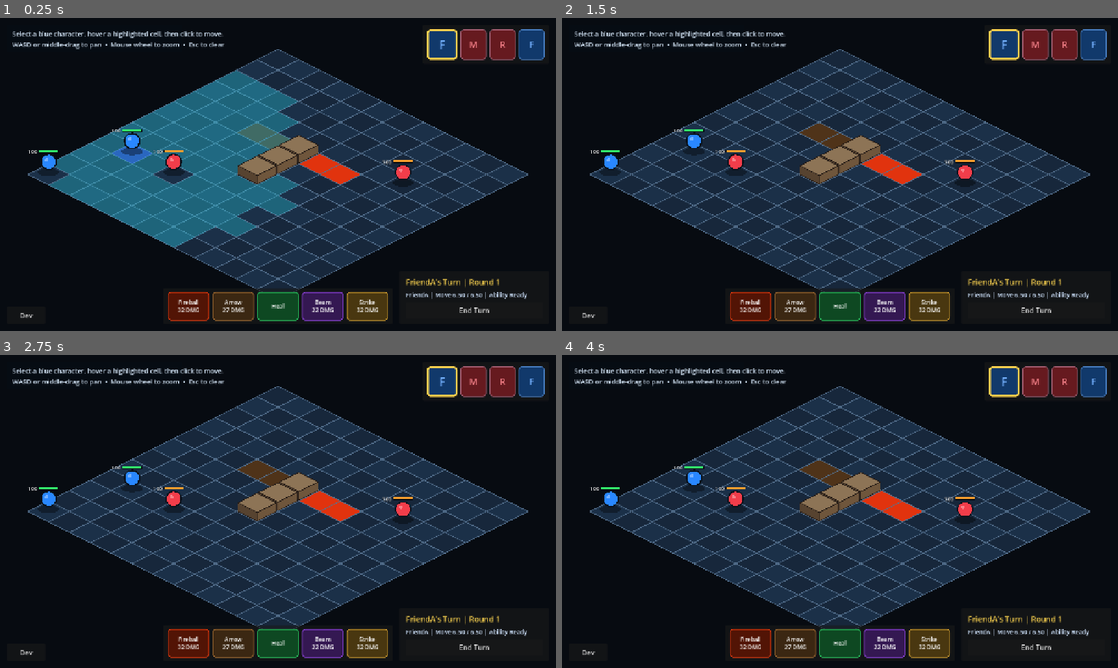
Above: before the commit, frames 1-4 (two rows, left to right).
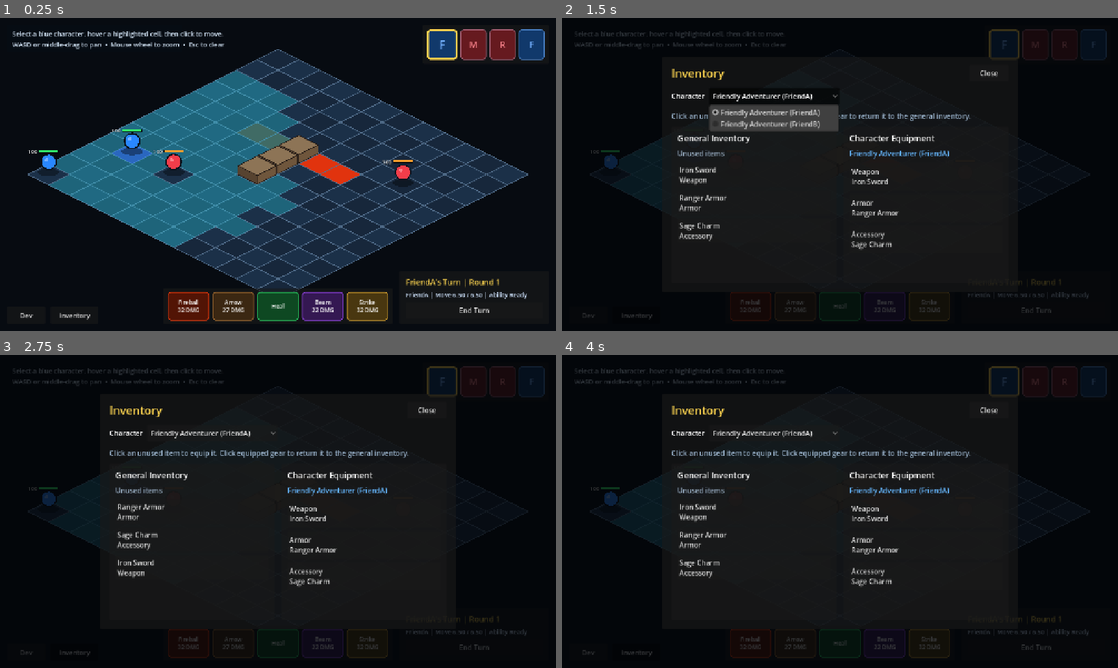
Above: after the commit, the same moments.

Repository: Florian-001/isometricTest-gd
Game: Godot game, scene res://main.tscn
The game is run twice, just before and just after one commit, with the same random seed, the same clock (stepped at 60 frames per second) and the same inputs.
Inputs (mouse positions are in pixels of both pictures, inside the frame that each line leads up to):
- Up to frame 1 (0.25 s): no input
- Up to frame 2 (1.5 s): click (634, 315) at 0.5 s, where only the run after the commit has a clickable "Inventory"; click (773, 96) at 1.25 s, where only the run after the commit has a clickable "Friendly Adventurer (FriendA)"
- Up to frame 3 (2.75 s): click (194, 511) at 2 s, where only the run after the commit has a clickable "Iron Sword Weapon"
- Up to frame 4 (4 s): click (756, 511) at 2.75 s, where only the run after the commit has a clickable "Ranger Armor Armor"; click (756, 511) at 3.5 s, where only the run after the commit has a clickable "Sage Charm Accessory"

The runs differ from the first frame. In frame 1, less than 0.1% of the frame differs, in the area x 10-17%, y 94-97%; in frame 2, 43%, in the area x 2-98%, y 3-97%; in frame 3, 43%; in frame 4, 43%.

Commit message:
inventory

Diff:
--- a/main.tscn
+++ b/main.tscn
@@ -17,9 +17,19 @@
 [ext_resource type="Resource" path="res://resources/tiles/default_palette.tres" id="15_palette"]
 [ext_resource type="Resource" path="res://resources/tiles/mud.tres" id="16_mud"]
 [ext_resource type="Resource" uid="uid://bvb1c027wvf5u" path="res://resources/tiles/fire.tres" id="17_fire"]
+[ext_resource type="Script" path="res://scripts/general_inventory.gd" id="18_inventory"]
+[ext_resource type="PackedScene" path="res://scenes/inventory_screen.tscn" id="19_inventory_screen"]
+[ext_resource type="Resource" path="res://resources/items/iron_sword.tres" id="20_sword"]
+[ext_resource type="Resource" path="res://resources/items/ranger_armor.tres" id="21_armor"]
+[ext_resource type="Resource" path="res://resources/items/sage_charm.tres" id="22_charm"]
+[ext_resource type="Script" uid="uid://b0x3t72an07bl" path="res://scripts/item_definition.gd" id="23_item_type"]
 
 [node name="Main" type="Node2D" unique_id=750848398]
 script = ExtResource("1_controller")
+
+[node name="GeneralInventory" type="Node" parent="."]
+script = ExtResource("18_inventory")
+starting_items = Array[ExtResource("23_item_type")]([ExtResource("20_sword"), ExtResource("21_armor"), ExtResource("22_charm")])
 
 [node name="Grid" type="Node2D" parent="." unique_id=190021511]
 position = Vector2(640, 96)
@@ -208,6 +218,20 @@
 theme_override_font_sizes/font_size = 15
 text = "Dev"
 
+[node name="InventoryButton" type="Button" parent="HUD"]
+anchors_preset = 2
+anchor_top = 1.0
+anchor_bottom = 1.0
+offset_left = 116.0
+offset_top = -56.0
+offset_right = 226.0
+offset_bottom = -16.0
+grow_vertical = 0
+tooltip_text = "Open the general inventory and character equipment"
+toggle_mode = true
+theme_override_font_sizes/font_size = 15
+text = "Inventory"
+
 [node name="DevHistoryPanel" type="PanelContainer" parent="HUD" unique_id=2004355906]
 visible = false
 anchors_preset = 2
@@ -262,6 +286,8 @@
 theme_override_font_sizes/font_size = 12
 text = "No AI decisions recorded yet."
 autowrap_mode = 2
+
+[node name="InventoryScreen" parent="HUD" instance=ExtResource("19_inventory_screen")]
 
 [node name="HelpText" type="Label" parent="HUD" unique_id=68517187]
 offset_left = 28.0
--- /dev/null
+++ b/scenes/inventory_screen.tscn
@@ -0,0 +1,156 @@
+[gd_scene load_steps=2 format=3]
+
+[ext_resource type="Script" path="res://scripts/inventory_screen.gd" id="1_screen"]
+
+[node name="InventoryScreen" type="Control"]
+visible = false
+z_index = 100
+layout_mode = 3
+anchors_preset = 15
+anchor_right = 1.0
+anchor_bottom = 1.0
+grow_horizontal = 2
+grow_vertical = 2
+mouse_filter = 0
+script = ExtResource("1_screen")
+
+[node name="Dim" type="ColorRect" parent="."]
+layout_mode = 1
+anchors_preset = 15
+anchor_right = 1.0
+anchor_bottom = 1.0
+grow_horizontal = 2
+grow_vertical = 2
+color = Color(0.01, 0.018, 0.03, 0.78)
+
+[node name="Panel" type="PanelContainer" parent="Dim"]
+custom_minimum_size = Vector2(820, 540)
+layout_mode = 1
+anchors_preset = 8
+anchor_left = 0.5
+anchor_top = 0.5
+anchor_right = 0.5
+anchor_bottom = 0.5
+offset_left = -410.0
+offset_top = -270.0
+offset_right = 410.0
+offset_bottom = 270.0
+grow_horizontal = 2
+grow_vertical = 2
+
+[node name="Margin" type="MarginContainer" parent="Dim/Panel"]
+layout_mode = 2
+theme_override_constants/margin_left = 22
+theme_override_constants/margin_top = 18
+theme_override_constants/margin_right = 22
+theme_override_constants/margin_bottom = 20
+
+[node name="VBox" type="VBoxContainer" parent="Dim/Panel/Margin"]
+layout_mode = 2
+theme_override_constants/separation = 14
+
+[node name="Header" type="HBoxContainer" parent="Dim/Panel/Margin/VBox"]
+layout_mode = 2
+
+[node name="Title" type="Label" parent="Dim/Panel/Margin/VBox/Header"]
+layout_mode = 2
+theme_override_colors/font_color = Color(0.95, 0.8, 0.3, 1)
+theme_override_font_sizes/font_size = 26
+text = "Inventory"
+
+[node name="Spacer" type="Control" parent="Dim/Panel/Margin/VBox/Header"]
+layout_mode = 2
+size_flags_horizontal = 3
+
+[node name="CloseButton" type="Button" parent="Dim/Panel/Margin/VBox/Header"]
+custom_minimum_size = Vector2(90, 38)
+layout_mode = 2
+text = "Close"
+
+[node name="CharacterRow" type="HBoxContainer" parent="Dim/Panel/Margin/VBox"]
+layout_mode = 2
+theme_override_constants/separation = 10
+
+[node name="Label" type="Label" parent="Dim/Panel/Margin/VBox/CharacterRow"]
+layout_mode = 2
+text = "Character"
+
+[node name="CharacterPicker" type="OptionButton" parent="Dim/Panel/Margin/VBox/CharacterRow"]
+custom_minimum_size = Vector2(300, 40)
+layout_mode = 2
+
+[node name="Hint" type="Label" parent="Dim/Panel/Margin/VBox"]
+layout_mode = 2
+theme_override_colors/font_color = Color(0.62, 0.72, 0.82, 1)
+text = "Click an unused item to equip it. Click equipped gear to return it to the general inventory."
+
+[node name="Columns" type="HBoxContainer" parent="Dim/Panel/Margin/VBox"]
+layout_mode = 2
+size_flags_vertical = 3
+theme_override_constants/separation = 16
+
+[node name="GeneralPanel" type="PanelContainer" parent="Dim/Panel/Margin/VBox/Columns"]
+custom_minimum_size = Vector2(370, 0)
+layout_mode = 2
+size_flags_horizontal = 3
+
+[node name="Margin" type="MarginContainer" parent="Dim/Panel/Margin/VBox/Columns/GeneralPanel"]
+layout_mode = 2
+theme_override_constants/margin_left = 14
+theme_override_constants/margin_top = 12
+theme_override_constants/margin_right = 14
+theme_override_constants/margin_bottom = 12
+
+[node name="VBox" type="VBoxContainer" parent="Dim/Panel/Margin/VBox/Columns/GeneralPanel/Margin"]
+layout_mode = 2
+theme_override_constants/separation = 10
+
+[node name="Title" type="Label" parent="Dim/Panel/Margin/VBox/Columns/GeneralPanel/Margin/VBox"]
+layout_mode = 2
+theme_override_font_sizes/font_size = 19
+text = "General Inventory"
+
+[node name="Subtitle" type="Label" parent="Dim/Panel/Margin/VBox/Columns/GeneralPanel/Margin/VBox"]
+layout_mode = 2
+theme_override_colors/font_color = Color(0.58, 0.66, 0.74, 1)
+text = "Unused items"
+
+[node name="Scroll" type="ScrollContainer" parent="Dim/Panel/Margin/VBox/Columns/GeneralPanel/Margin/VBox"]
+layout_mode = 2
+size_flags_vertical = 3
+horizontal_scroll_mode = 0
+
+[node name="Entries" type="VBoxContainer" parent="Dim/Panel/Margin/VBox/Columns/GeneralPanel/Margin/VBox/Scroll"]
+layout_mode = 2
+size_flags_horizontal = 3
+theme_override_constants/separation = 8
+
+[node name="EquipmentPanel" type="PanelContainer" parent="Dim/Panel/Margin/VBox/Columns"]
+custom_minimum_size = Vector2(370, 0)
+layout_mode = 2
+size_flags_horizontal = 3
+
+[node name="Margin" type="MarginContainer" parent="Dim/Panel/Margin/VBox/Columns/EquipmentPanel"]
+layout_mode = 2
+theme_override_constants/margin_left = 14
+theme_override_constants/margin_top = 12
+theme_override_constants/margin_right = 14
+theme_override_constants/margin_bottom = 12
+
+[node name="VBox" type="VBoxContainer" parent="Dim/Panel/Margin/VBox/Columns/EquipmentPanel/Margin"]
+layout_mode = 2
+theme_override_constants/separation = 10
+
+[node name="Title" type="Label" parent="Dim/Panel/Margin/VBox/Columns/EquipmentPanel/Margin/VBox"]
+layout_mode = 2
+theme_override_font_sizes/font_size = 19
+text = "Character Equipment"
+
+[node name="CharacterName" type="Label" parent="Dim/Panel/Margin/VBox/Columns/EquipmentPanel/Margin/VBox"]
+layout_mode = 2
+theme_override_colors/font_color = Color(0.4, 0.72, 1, 1)
+text = "Character"
+
+[node name="EquipmentEntries" type="VBoxContainer" parent="Dim/Panel/Margin/VBox/Columns/EquipmentPanel/Margin/VBox"]
+layout_mode = 2
+theme_override_constants/separation = 8
--- /dev/null
+++ b/scripts/general_inventory.gd
@@ -0,0 +1,34 @@
+class_name GeneralInventory
+extends Node
+
+signal items_changed
+
+@export var starting_items: Array[ItemDefinition] = []
+
+var _items: Array[ItemDefinition] = []
+
+
+func _ready() -> void:
+	_items.assign(starting_items)
+
+
+func get_items() -> Array[ItemDefinition]:
+	var result: Array[ItemDefinition] = []
+	result.assign(_items)
+	return result
+
+
+func add_item(item: ItemDefinition) -> void:
+	if item == null:
+		return
+	_items.append(item)
+	items_changed.emit()
+
+
+func take_item(item: ItemDefinition) -> bool:
+	var index := _items.find(item)
+	if index < 0:
+		return false
+	_items.remove_at(index)
+	items_changed.emit()
+	return true
--- a/scripts/initiative_battle_controller.gd
+++ b/scripts/initiative_battle_controller.gd
@@ -14,6 +14,9 @@
 @onready var tactical_camera: TacticalCameraController = $TacticalCamera
 @onready var turn_order_bar: TurnOrderBar = $HUD/TurnOrderBar
 @onready var ability_bar: AbilityBar = $HUD/AbilityBar
+@onready var general_inventory: GeneralInventory = $GeneralInventory
+@onready var inventory_button: Button = $HUD/InventoryButton
+@onready var inventory_screen: InventoryScreen = $HUD/InventoryScreen
 @onready var turn_status: Label = $HUD/TurnPanel/Margin/VBox/TurnStatus
 @onready var movement_status: Label = $HUD/TurnPanel/Margin/VBox/MovementStatus
 @onready var end_turn_button: Button = $HUD/TurnPanel/Margin/VBox/EndTurnButton
@@ -52,6 +55,9 @@
 	turn_manager.round_started.connect(_on_round_started)
 	end_turn_button.pressed.connect(_on_end_turn_pressed)
 	ability_bar.ability_selected.connect(_on_ability_selected)
+	inventory_button.toggled.connect(_on_inventory_button_toggled)
+	inventory_screen.closed.connect(_on_inventory_screen_closed)
+	inventory_screen.equipment_updated.connect(_on_inventory_equipment_updated)
 	dev_button.pressed.connect(_on_dev_button_pressed)
 	terrain.terrain_changed.connect(_on_terrain_changed)
 
@@ -68,6 +74,7 @@
 			)
 			character.cell_entered.connect(_on_character_cell_entered)
 			character.defeated.connect(_on_character_defeated)
+	inventory_screen.setup(general_inventory, _get_living_friendlies())
 	_initialize_walls()
 	terrain.initialize(grid, _get_wall_cells())
 
@@ -89,6 +96,12 @@
 
 
 func _unhandled_input(event: InputEvent) -> void:
+	if inventory_screen.visible:
+		if event.is_action_pressed("ui_cancel"):
+			inventory_screen.close_screen()
+			get_viewport().set_input_as_handled()
+		return
+
 	if event is InputEventMouse:
 		_last_mouse_screen_position = event.position
 		_has_mouse_screen_position = true
@@ -517,6 +530,29 @@
 	dev_history_panel.visible = not dev_history_panel.visible
 
 
+func _on_inventory_button_toggled(open: bool) -> void:
+	if open:
+		var preferred_character := _selected_character
+		if not is_instance_valid(preferred_character) or not preferred_character.is_friendly():
+			var current_unit := turn_manager.current_unit
+			preferred_character = current_unit if is_instance_valid(current_unit) and current_unit.is_friendly() else null
+		inventory_screen.open_for(preferred_character)
+	else:
+		inventory_screen.close_screen()
+
+
+func _on_inventory_screen_closed() -> void:
+	inventory_button.set_pressed_no_signal(false)
+
+
+func _on_inventory_equipment_updated(character: TacticalCharacter) -> void:
+	if character == turn_manager.current_unit:
+		_refresh_ability_bar()
+		_update_turn_hud()
+	if character == _selected_character and not _movement_locked:
+		_refresh_reachable_cells()
+
+
 func _refresh_ai_debug_history() -> void:
 	if ai_debug_label == null:
 		return
--- /dev/null
+++ b/scripts/inventory_screen.gd
@@ -0,0 +1,186 @@
+class_name InventoryScreen
+extends Control
+
+signal closed
+signal equipment_updated(character: TacticalCharacter)
+
+var _inventory: GeneralInventory
+var _characters: Array[TacticalCharacter] = []
+var _character: TacticalCharacter
+
+@onready var character_picker: OptionButton = $Dim/Panel/Margin/VBox/CharacterRow/CharacterPicker
+@onready var character_name: Label = $Dim/Panel/Margin/VBox/Columns/EquipmentPanel/Margin/VBox/CharacterName
+@onready var general_entries: VBoxContainer = $Dim/Panel/Margin/VBox/Columns/GeneralPanel/Margin/VBox/Scroll/Entries
+@onready var equipment_entries: VBoxContainer = $Dim/Panel/Margin/VBox/Columns/EquipmentPanel/Margin/VBox/EquipmentEntries
+@onready var close_button: Button = $Dim/Panel/Margin/VBox/Header/CloseButton
+
+
+func _ready() -> void:
+	close_button.pressed.connect(close_screen)
+	character_picker.item_selected.connect(_on_character_selected)
+
+
+func setup(inventory: GeneralInventory, characters: Array[TacticalCharacter]) -> void:
+	_inventory = inventory
+	_characters.assign(characters)
+	if not _inventory.items_changed.is_connected(_refresh):
+		_inventory.items_changed.connect(_refresh)
+	_rebuild_character_picker()
+	if _character == null and not _characters.is_empty():
+		_character = _characters[0]
+	_refresh()
+
+
+func open_for(preferred_character: TacticalCharacter = null) -> void:
+	if is_instance_valid(preferred_character) and _characters.has(preferred_character):
+		_character = preferred_character
+	elif not is_instance_valid(_character) and not _characters.is_empty():
+		_character = _characters[0]
+	_sync_character_picker()
+	_refresh()
+	show()
+	close_button.grab_focus()
+
+
+func close_screen() -> void:
+	if not visible:
+		return
+	hide()
+	closed.emit()
+
+
+func _unhandled_key_input(event: InputEvent) -> void:
+	if visible and event.is_action_pressed("ui_cancel"):
+		close_screen()
+		get_viewport().set_input_as_handled()
+
+
+func _rebuild_character_picker() -> void:
+	character_picker.clear()
+	for character in _characters:
+		character_picker.add_item(_get_character_display_name(character))
+	_sync_character_picker()
+
+
+func _sync_character_picker() -> void:
+	var index := _characters.find(_character)
+	if index >= 0:
+		character_picker.select(index)
+
+
+func _on_character_selected(index: int) -> void:
+	if index < 0 or index >= _characters.size():
+		return
+	_character = _characters[index]
+	_refresh()
+
+
+func _refresh() -> void:
+	if not is_node_ready():
+		return
+	_clear_entries(general_entries)
+	_clear_entries(equipment_entries)
+	_build_general_inventory()
+	_build_equipment_slots()
+
+
+func _build_general_inventory() -> void:
+	if _inventory == null:
+		_add_empty_label(general_entries, "Inventory unavailable")
+		return
+	var items := _inventory.get_items()
+	if items.is_empty():
+		_add_empty_label(general_entries, "No unused items")
+		return
+	for item in items:
+		var button := _make_item_button(item, false)
+		button.pressed.connect(_equip_item.bind(item))
+		general_entries.add_child(button)
+
+
+func _build_equipment_slots() -> void:
+	if not is_instance_valid(_character):
+		character_name.text = "No character selected"
+		return
+	character_name.text = _get_character_display_name(_character)
+	for slot in [
+		ItemDefinition.EquipmentSlot.WEAPON,
+		ItemDefinition.EquipmentSlot.ARMOR,
+		ItemDefinition.EquipmentSlot.ACCESSORY,
+	]:
+		var item := _character.get_equipped_item(slot)
+		var button := Button.new()
+		button.custom_minimum_size = Vector2(0.0, 64.0)
+		button.alignment = HORIZONTAL_ALIGNMENT_LEFT
+		button.text = "%s\n%s" % [_get_slot_name(slot), item.display_name if item != null else "Empty"]
+		button.tooltip_text = (
+			"Click to unequip %s" % item.display_name
+			if item != null
+			else "%s slot" % _get_slot_name(slot)
+		)
+		button.disabled = item == null
+		if item != null:
+			button.icon = item.icon
+			button.expand_icon = true
+			button.pressed.connect(_unequip_slot.bind(slot))
+		equipment_entries.add_child(button)
+
+
+func _equip_item(item: ItemDefinition) -> void:
+	if _inventory == null or not is_instance_valid(_character):
+		return
+	if not _inventory.take_item(item):
+		return
+	var replaced := _character.equip_item(item)
+	if replaced != null:
+		_inventory.add_item(replaced)
+	equipment_updated.emit(_character)
+	_refresh()
+
+
+func _unequip_slot(slot: ItemDefinition.EquipmentSlot) -> void:
+	if _inventory == null or not is_instance_valid(_character):
+		return
+	var removed := _character.unequip_item(slot)
+	if removed == null:
+		return
+	_inventory.add_item(removed)
+	equipment_updated.emit(_character)
+	_refresh()
+
+
+func _make_item_button(item: ItemDefinition, equipped: bool) -> Button:
+	var button := Button.new()
+	button.custom_minimum_size = Vector2(0.0, 56.0)
+	button.alignment = HORIZONTAL_ALIGNMENT_LEFT
+	button.text = "%s\n%s" % [item.display_name, _get_slot_name(item.slot)]
+	button.tooltip_text = "%s\nClick to %s" % [
+		item.display_name,
+		"unequip" if equipped else "equip",
+	]
+	button.icon = item.icon
+	button.expand_icon = true
+	return button
+
+
+func _clear_entries(container: VBoxContainer) -> void:
+	for child in container.get_children():
+		container.remove_child(child)
+		child.queue_free()
+
+
+func _add_empty_label(container: VBoxContainer, text: String) -> void:
+	var label := Label.new()
+	label.text = text
+	label.add_theme_color_override("font_color", Color(0.58, 0.66, 0.74))
+	container.add_child(label)
+
+
+func _get_character_display_name(character: TacticalCharacter) -> String:
+	if character.definition != null and not character.definition.display_name.is_empty():
+		return "%s (%s)" % [character.definition.display_name, character.name]
+	return str(character.name)
+
+
+func _get_slot_name(slot: ItemDefinition.EquipmentSlot) -> String:
+	return ItemDefinition.EquipmentSlot.keys()[slot].capitalize()
--- /dev/null
+++ b/tests/run_inventory_integration.gd
@@ -0,0 +1,53 @@
+extends SceneTree
+
+var _failed := false
+
+
+func _init() -> void:
+	call_deferred("_run")
+
+
+func _run() -> void:
+	var main_scene := load("res://main.tscn") as PackedScene
+	var main := main_scene.instantiate()
+	root.add_child(main)
+	await process_frame
+
+	var inventory := main.get_node("GeneralInventory") as GeneralInventory
+	var screen := main.get_node("HUD/InventoryScreen") as InventoryScreen
+	var friend_a := main.get_node("Characters/FriendA") as TacticalCharacter
+	var equipment_entries := screen.equipment_entries
+
+	_check(inventory.get_items().size() == 3, "the general inventory should start with three unused sample items")
+	main._on_inventory_button_toggled(true)
+	_check(screen.visible, "the Inventory button should open the inventory screen")
+	_check(screen.general_entries.get_child_count() == 3, "the screen should list every unused item")
+	_check(equipment_entries.get_child_count() == 3, "the character inventory should show all equipment slots")
+
+	var weapon_button := equipment_entries.get_child(0) as Button
+	weapon_button.pressed.emit()
+	_check(friend_a.get_equipped_item(ItemDefinition.EquipmentSlot.WEAPON) == null, "clicking equipped gear should unequip it")
+	_check(inventory.get_items().size() == 4, "unequipped gear should return to the general inventory")
+
+	var sword_button := screen.general_entries.get_child(0) as Button
+	sword_button.pressed.emit()
+	_check(friend_a.get_equipped_item(ItemDefinition.EquipmentSlot.WEAPON) != null, "clicking an unused item should equip it")
+	_check(inventory.get_items().size() == 3, "equipping an item should remove it from the general inventory")
+
+	screen.close_screen()
+	_check(not screen.visible, "the Close button behavior should hide the inventory screen")
+
+	main.queue_free()
+	await process_frame
+	if _failed:
+		quit(1)
+	else:
+		print("INVENTORY_INTEGRATION_OK")
+		quit(0)
+
+
+func _check(condition: bool, message: String) -> void:
+	if condition:
+		return
+	_failed = true
+	push_error(message)
Not shown, added: scripts/general_inventory.gd.uid
Not shown, added: scripts/inventory_screen.gd.uid
Not shown, added: tests/run_inventory_integration.gd.uid
